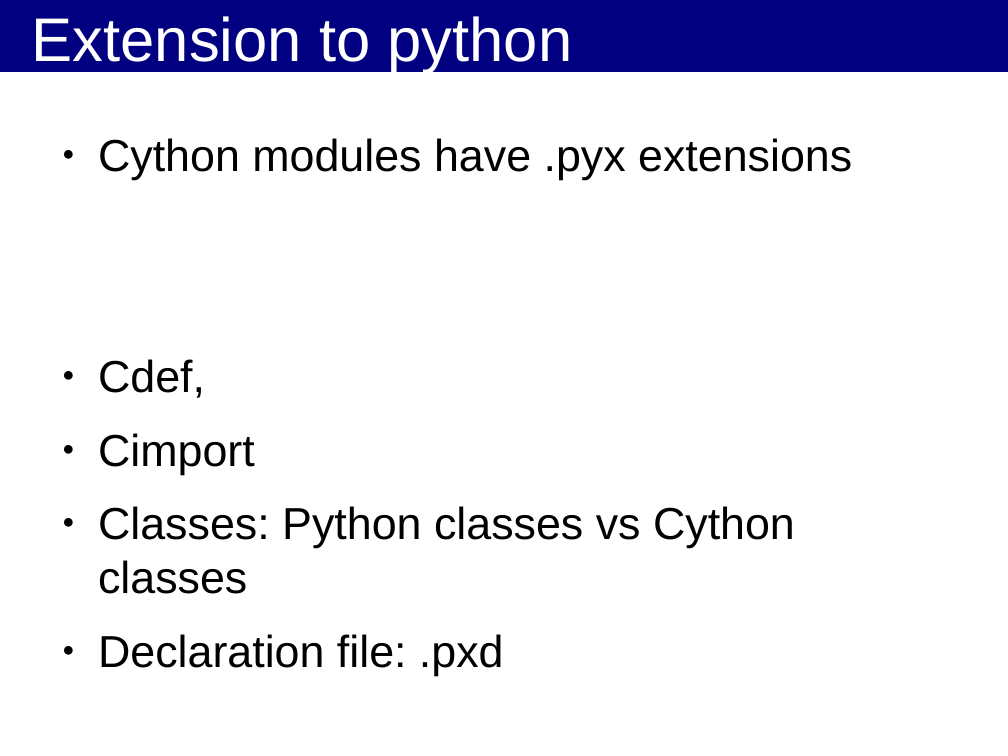
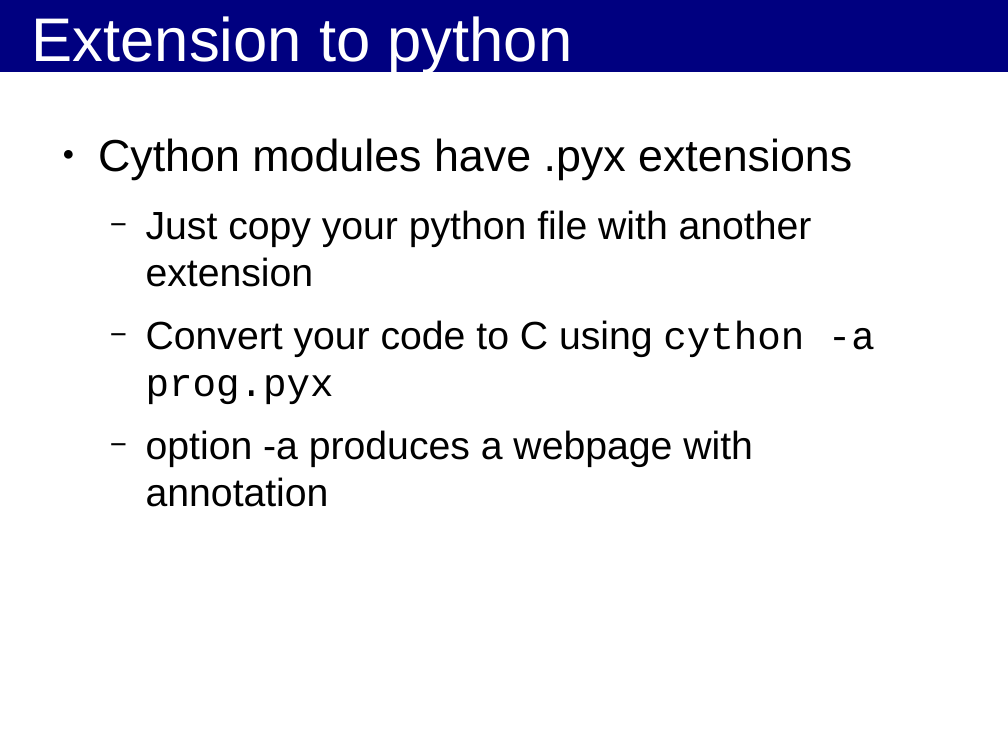
Before and after one commit to kif/HPP, a slide deck: slide 7 of Cython_OpenCL.odp. Drawn at 1008x756 pixels with LibreOffice and Linux fonts; fonts in the diff are those of the drawing; background and template pictures are left out. Boxes give left, top, right and bottom in pixels: in the first picture for what was removed or moved away, otherwise in the second. Text is boxed around its words. In the diff, an @@ line names an element or a change of style, - is before the commit and + after.

Commit message:
work on cython

```diff
--- a/Cython_OpenCL.odp
+++ b/Cython_OpenCL.odp
@@ text at (146,210,812,507): text changed; size 32 to 28 pt @@
-● Cdef,
-● Cimport
-● Classes: Python classes vs Cython classes
-● Declaration file: .pxd
+  − Just copy your python file with another extension
+  − Convert your code to C using cython -a prog.pyx
+  − option -a produces a webpage with annotation
```
Also in this commit, not shown: 3 other slides changed, 5 slides added.
